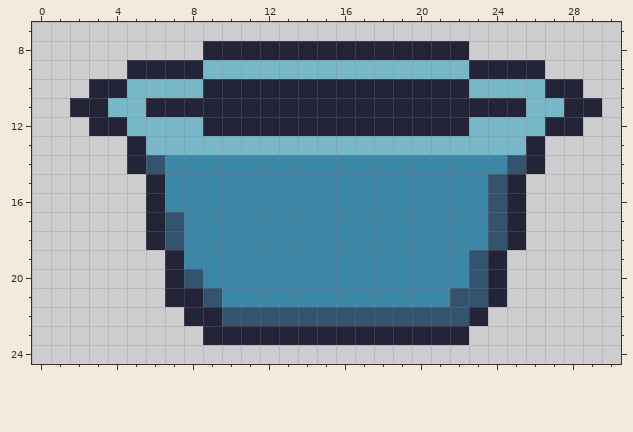
File history of a pixel-art file, BillusBucket/Assets/Sources/favicon.aseprite. The picture above is the old version.
32x32 pixels, 1 frame. Shown: x 0..30, y 7..24.
The result:
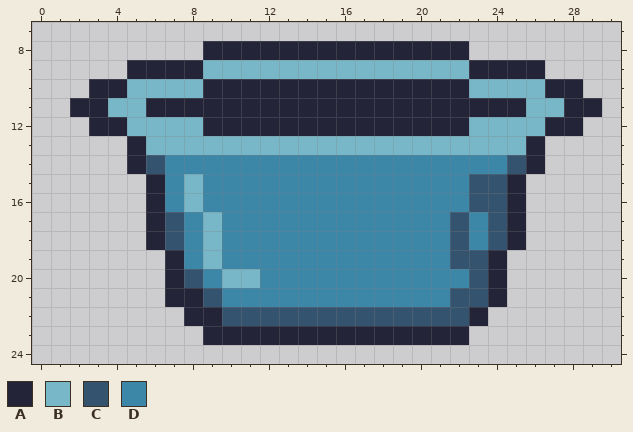
Palette (. is transparent): A #232438  B #77b7c8  C #34536f  D #3c86a7
Change:
The author changed colour D to colour B in rows 15 to 16 at x 8; in rows 17 to 19 at x 9; in row 20 at x 10 to 11.
The author changed colour D to colour C in rows 15 to 16 at x 23; in rows 17 to 19 at x 22.
